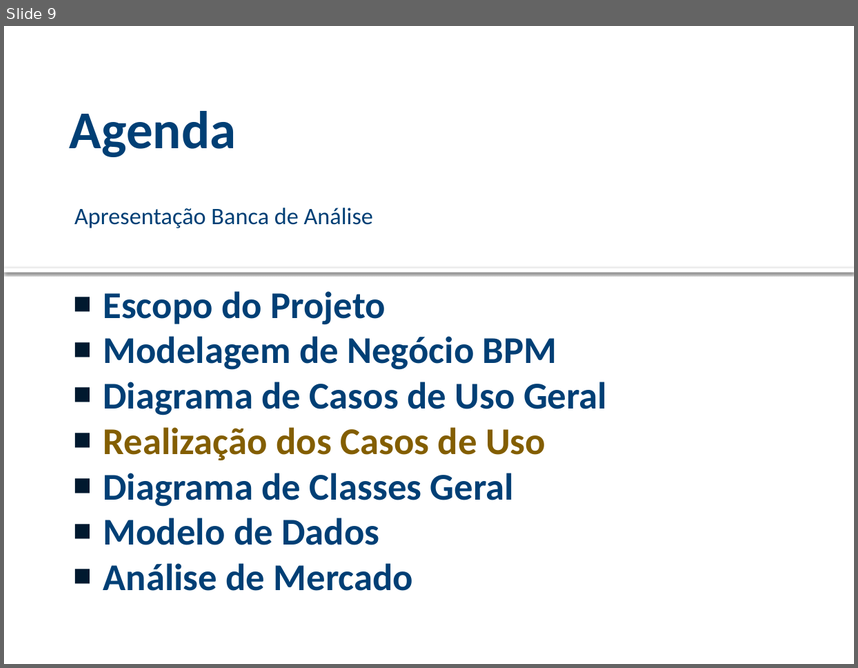
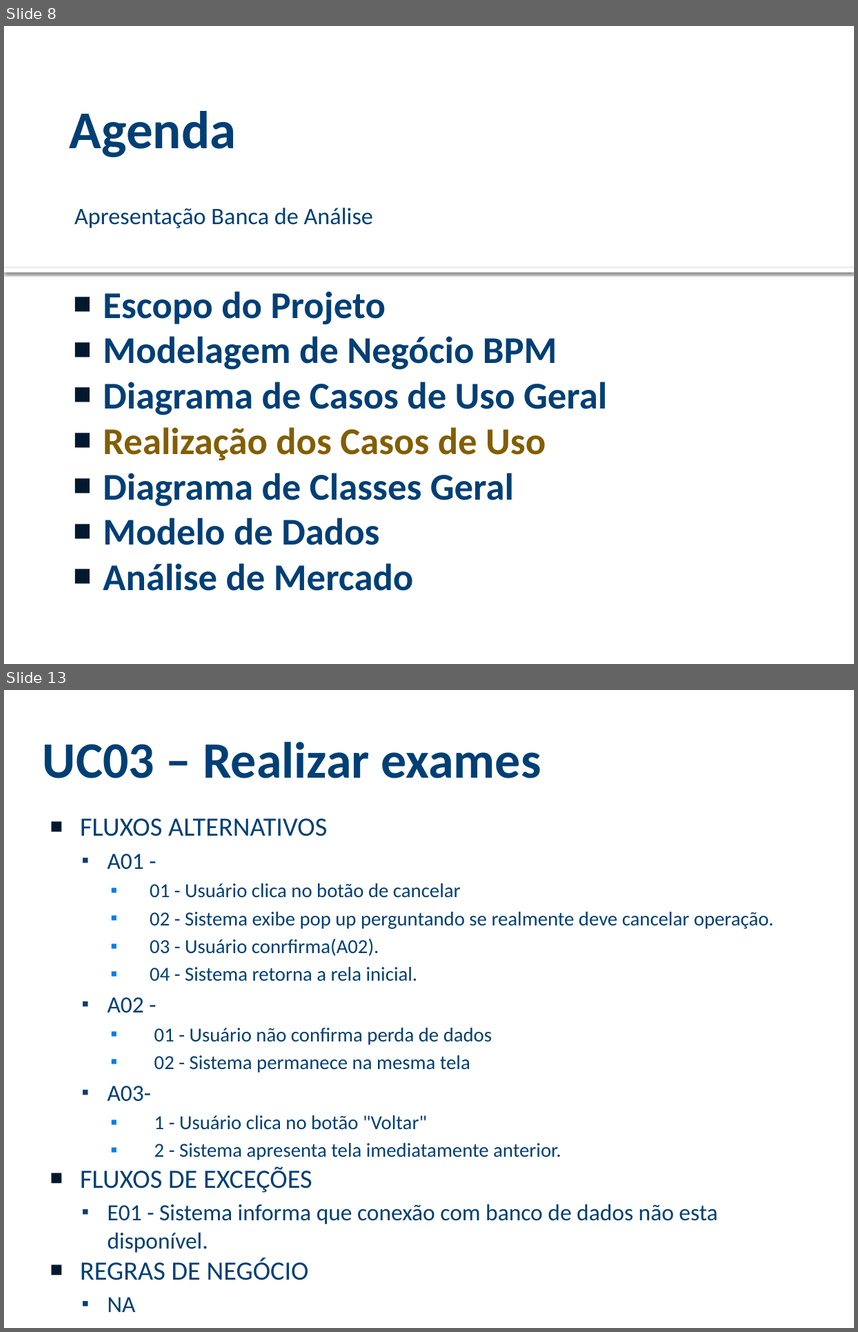
Before and after one commit to viniciussouza1210/ProjetoFinal, a slide deck: ANÁLISE/Modelo Apresentacao Analise (1).pptx. Shown one above the other, each under a label of ours: slide 9 before the commit, slides 8 and 13 after it; the slides between them are not shown. The pictures are 858x668 and 858x1332 pixels, drawn with LibreOffice and Linux fonts; fonts in the diff are those of the drawing; background and template pictures are left out. Boxes give left, top, right and bottom in pixels: in the first picture for what was removed or moved away, otherwise in the second. Text is boxed around its words. In the diff, an @@ line names an element or a change of style, - is before the commit and + after.

```diff
--- a/ANÁLISE/Modelo Apresentacao Analise (1).pptx
+++ b/ANÁLISE/Modelo Apresentacao Analise (1).pptx
@@ slide 13 added at (4, 690, 854, 1328), background picture (left out) @@
@@ title added at (43, 742, 542, 778), 43.2 pt, text #003F75, bold @@
+UC03 – Realizar exames
@@ text added at (80, 818, 774, 1280), 16.8 pt, text #003F75 @@
+■ FLUXOS ALTERNATIVOS
+  ▪ A01 -
+    ▪ 01 - Usuário clica no botão de cancelar
+    ▪ 02 - Sistema exibe pop up perguntando se realmente deve cancelar operação.
+    ▪ 03 - Usuário conrfirma(A02).
+    ▪ 04 - Sistema retorna a rela inicial.
+  ▪ A02 -
+    ▪ 01 - Usuário não confirma perda de dados
+    ▪ 02 - Sistema permanece na mesma tela
+  ▪ A03-
+    ▪ 1 - Usuário clica no botão "Voltar"
+    ▪ 2 - Sistema apresenta tela imediatamente anterior.
+■ FLUXOS DE EXCEÇÕES
+  ▪ E01 - Sistema informa que conexão com banco de dados não esta disponível.
+■ REGRAS DE NEGÓCIO
+  ▪ NA
@@ page number added at (764, 1303, 838, 1320), 12 pt, text #FFFFFF, bold @@
+13
@@ what was slide 9 is now slide 8 @@
```
Also in this commit, not shown: 7 slides changed, 25 other slides added, 1 slide removed, 8 other files.
